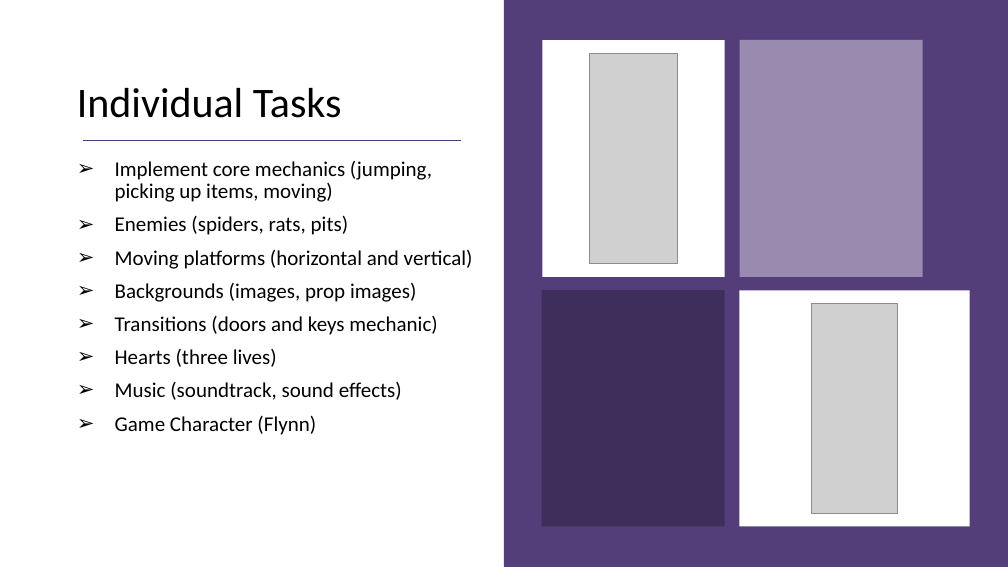
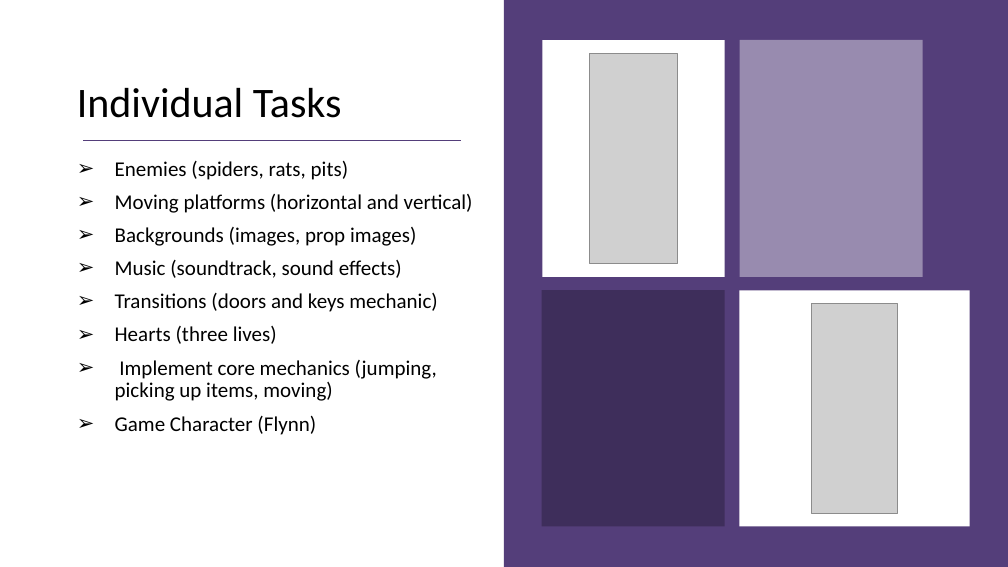
Before and after one commit to Emilie-M/Final-Project, a slide deck: slide 4 of Documents/Presentation Game.pptx. Drawn at 1008x567 pixels with LibreOffice and Linux fonts; fonts in the diff are those of the drawing; grey boxes stand for pictures. Boxes give left, top, right and bottom in pixels: in the first picture for what was removed or moved away, otherwise in the second. Text is boxed around its words. In the diff, an @@ line names an element or a change of style, - is before the commit and + after.

Commit message:
Finished powerpoint

```diff
--- a/Documents/Presentation Game.pptx
+++ b/Documents/Presentation Game.pptx
@@ text at (x1=115, y1=161, x2=432, y2=202): paragraph removed @@
-➢ Implement core mechanics (jumping, picking up items, moving)
@@ text at (x1=115, y1=260, x2=402, y2=278): paragraph added @@
+➢ Music (soundtrack, sound effects)
@@ text at (x1=115, y1=360, x2=437, y2=401): text changed @@
-➢ Music (soundtrack, sound effects)
+➢ Implement core mechanics (jumping, picking up items, moving)
```
